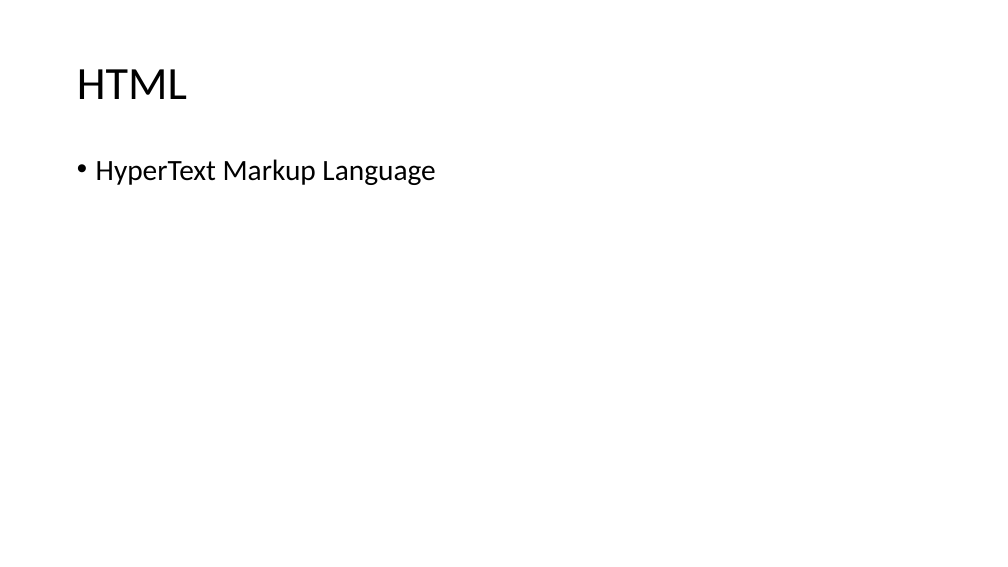
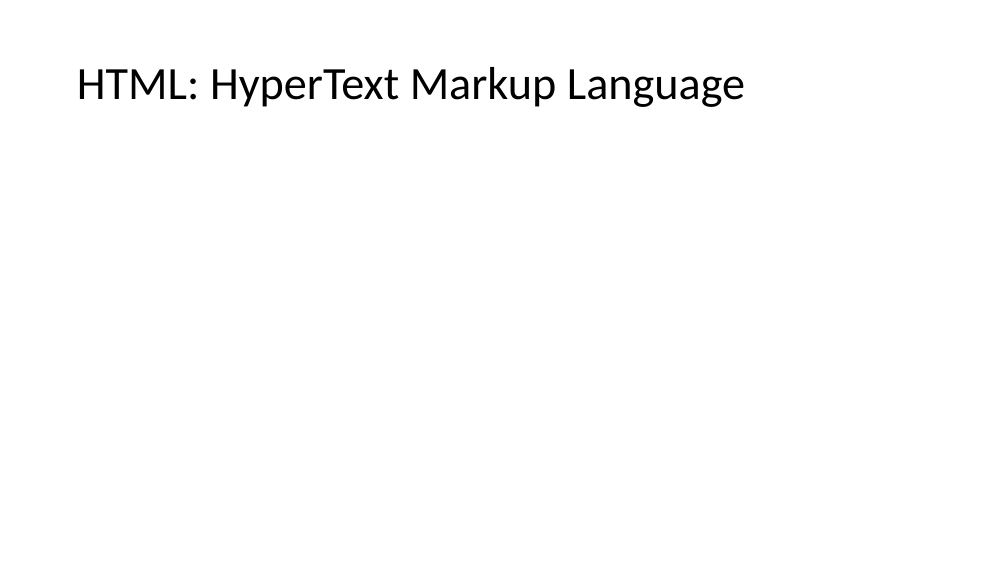
Before and after one commit to Nuevas-Tecnologias-FIUBA/Clase-HTML-CSS, a slide deck: slide 3 of Slides/Clase.pptx. Drawn at 1008x567 pixels with LibreOffice and Linux fonts; fonts in the diff are those of the drawing. Boxes give left, top, right and bottom in pixels: in the first picture for what was removed or moved away, otherwise in the second. Text is boxed around its words. In the diff, an @@ line names an element or a change of style, - is before the commit and + after.

```diff
--- a/Slides/Clase.pptx
+++ b/Slides/Clase.pptx
@@ title at [77, 67, 745, 107]: text changed @@
-HTML
+HTML: HyperText Markup Language
@@ text removed at [96, 159, 435, 185] @@
-• HyperText Markup Language
```
Also in this commit, not shown: 6 other slides changed, 11 slides added, 1 slide removed.
